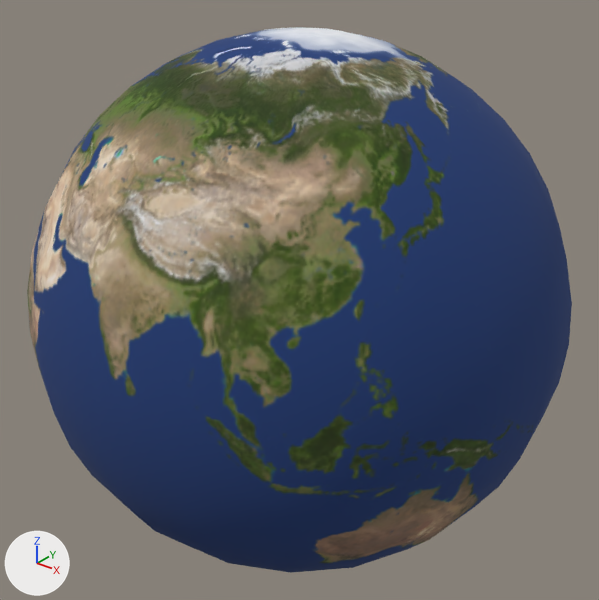
The OBJ model AmazonSimulator VS/wwwroot/models/Earthchan.obj: old version first, new version second.
Rendered twice from a 50 mm camera at (180.4, -225.7, 139.9) aimed at (-0.1, -0.1, 0.0). Lighting does not change. The marker at lower left points along +X, +Y and +Z. Where no turn or scale is listed for an object, it has been applied to the vertices.

The scene before the commit, as lines of its bpy script (objects in view):
```python
me_earthchan = bpy.data.meshes.new('Earthchan')
me_earthchan.from_pydata(...)  # a UV sphere (20 segments, 20 rings, poles along z) spanning x -100.0..100.0, y -100.0..100.0, z -100.0..100.0
me_earthchan.materials.append(mat_lambert4sg)  # picture img_earth_txt_png
ob_earthchan = bpy.data.objects.new('Earthchan', me_earthchan)
ob_earthchan.location = (0.0, 0.0, 0.0)
```
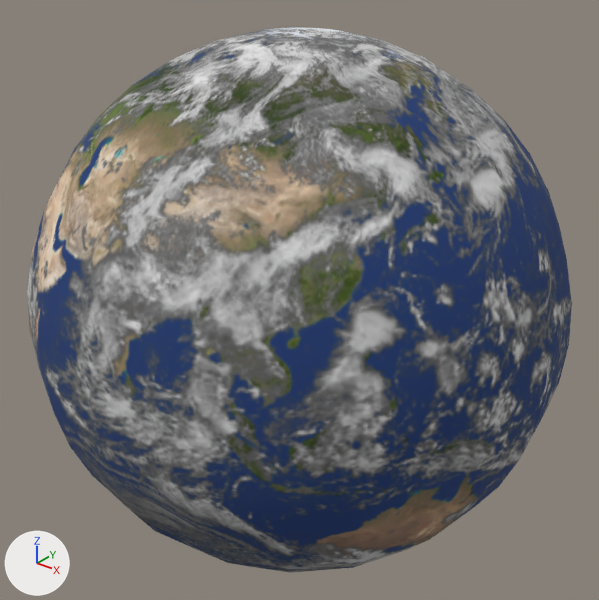
Pixel boxes [x1, y1, x2, y2] of what changed, in the pictures (599 x 600 px):
'Earthchan', recoloured
    both: [27, 27, 572, 573]

Patch to the scene script:
```diff
--- a/AmazonSimulator VS/wwwroot/models/Earthchan.obj.py
+++ b/AmazonSimulator VS/wwwroot/models/Earthchan.obj.py
@@ img_earthchan_clouds_png @@
+img_earthchan_clouds_png = load_image('Earthchan_Clouds.png', '../textures/Materials/Earthchan_Clouds.png', 2048, 1024, 'sRGB')
@@ mat_earthchan_shader @@
+mat_earthchan_shader = principled_material('Earthchan_Shader')
+mat_earthchan_shader.texture = img_earthchan_clouds_png
+mat_earthchan_shader.roughness = 1.0
@@ me_earthchan @@
 me_earthchan.from_pydata(...)  # 382 vertices, 400 faces; spans x -100.0..100.0, y -100.0..100.0, z -100.0..100.0
-me_earthchan.materials.append(mat_lambert4sg)  # picture img_earth_txt_png
+me_earthchan.materials.append(mat_earthchan_shader)  # picture img_earthchan_clouds_png
```
